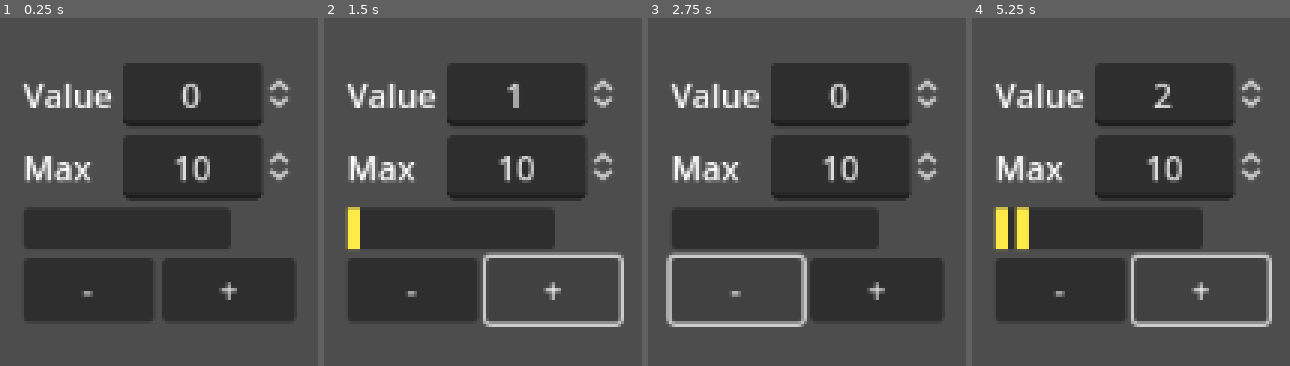
Above: before the commit, frames 1-4 (left to right).
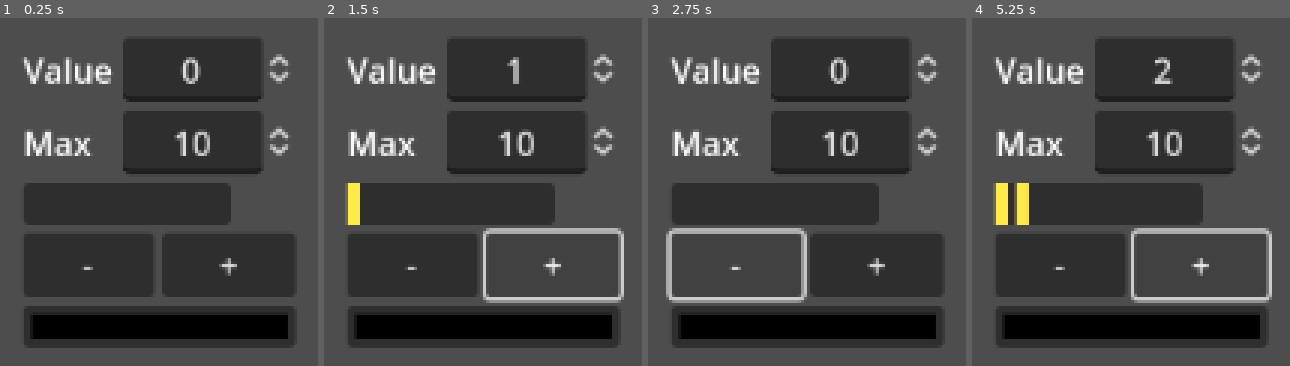
Above: after the commit, the same moments.

Repository: davidallendj/CustomProgressBar
Game: Godot game, scene res://tests/TestStylizedProgressBar.tscn
The game is run twice, just before and just after one commit, with the same random seed, the same clock (stepped at 60 frames per second) and the same inputs.
Inputs:
- Up to frame 1 (0.25 s): no input
- Up to frame 2 (1.5 s): click "-" at 0.5 s; click "+" at 1.25 s
- Up to frame 3 (2.75 s): click "-" at 2 s
- Up to frame 4 (5.25 s): click "+" at 2.75 s; click "-" at 3.5 s; click "+" at 4.25 s; tap Enter at 5 s

The runs differ from the first frame. In frame 1, 30% of the frame differs, in the area x 7-93%, y 6-95%; in frame 2, 30%; in frame 3, 30%, in the area x 5-93%, y 6-95%; in frame 4, 30%.

Commit message:
Added color picker to tests

Diff:
--- a/src/StylizedProgressBar.gd
+++ b/src/StylizedProgressBar.gd
@@ -81,6 +81,11 @@
 		container.get_child(i).set_color(color)
 
 
+func set_value_color(index: int, color: Color) -> void:
+	index = clamp(index, 0, get_value())
+	container.get_child(index).set_color(color)
+
+
 func set_fill_size(value: Vector2) -> void:
 	var current_value: int = get_value()
 	for i in get_value():
--- a/src/StylizedProgressBar.tscn
+++ b/src/StylizedProgressBar.tscn
@@ -3,11 +3,12 @@
 [ext_resource type="Script" path="res://src/StylizedProgressBar.gd" id="1_2b0nt"]
 
 [node name="StylizedProgressBar" type="PanelContainer"]
-custom_minimum_size = Vector2(100, 20)
+custom_minimum_size = Vector2(0, 20)
 offset_left = -50.0
 offset_top = -10.0
 offset_right = 50.0
 offset_bottom = 10.0
+size_flags_horizontal = 0
 script = ExtResource("1_2b0nt")
 
 [node name="MarginContainer" type="MarginContainer" parent="."]
--- a/tests/TestStylizedProgressBar.gd
+++ b/tests/TestStylizedProgressBar.gd
@@ -5,6 +5,7 @@
 @onready var button_increase 	:= $VBoxContainer/HBoxContainer/Increase
 @onready var set_value 			:= $VBoxContainer/GridContainer/SetValue
 @onready var set_max_value 		:= $VBoxContainer/GridContainer/SetMaxValue
+@onready var color_picker		:= $VBoxContainer/ColorPickerButton
 
 
 func _ready() -> void:
@@ -12,6 +13,7 @@
 	button_decrease.pressed.connect(_decrease)
 	set_value.value_changed.connect(_set_value)
 	set_max_value.value_changed.connect(_set_max_value)
+	color_picker.color_changed.connect(_set_color)
 
 	set_value.set_value(progress_bar.get_value())
 	set_max_value.set_value(progress_bar.get_max_value())
@@ -34,3 +36,7 @@
 func _set_max_value(input: float) -> void:
 	set_value.set_max(int(input))
 	progress_bar.set_max_value(int(input))
+
+
+func _set_color(color: Color) -> void:
+	progress_bar.set_color(color)
--- a/tests/TestStylizedProgressBar.tscn
+++ b/tests/TestStylizedProgressBar.tscn
@@ -36,10 +36,8 @@
 layout_mode = 2
 alignment = 1
 
-[node name="StylizedProgressBar" parent="VBoxContainer" instance=ExtResource("2_b1mg0")]
-custom_minimum_size = Vector2(0, 20)
+[node name="StylizedProgressBar" parent="VBoxContainer" instance=ExtResource("1_iayjx")]
 layout_mode = 2
-size_flags_horizontal = 0
 
 [node name="HBoxContainer" type="HBoxContainer" parent="VBoxContainer"]
 layout_mode = 2
@@ -53,3 +51,7 @@
 layout_mode = 2
 size_flags_horizontal = 3
 text = "  +  "
+
+[node name="ColorPickerButton" type="ColorPickerButton" parent="VBoxContainer"]
+custom_minimum_size = Vector2(0, 20)
+layout_mode = 2
Not shown: 2 places in tests/TestStylizedProgressBar.tscn that only renumber resources
